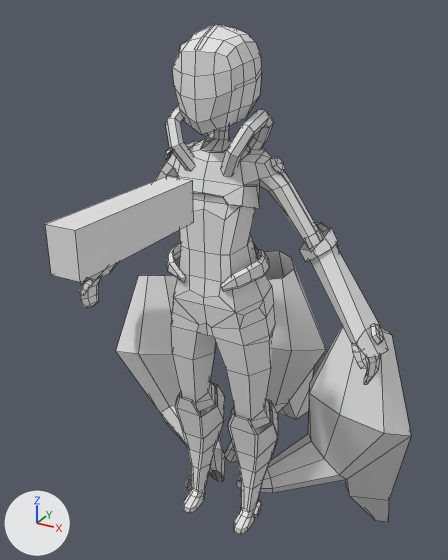
The FBX model Yolt/Assets/Character/yolt_base_char.fbx, before and after one commit.
One viewpoint serves both versions: a 50 mm lens placed at (5.74, -10.3, 11.34), pointed at (-0.49, 1.03, 5.68). The lights are fixed; the arrows at lower left show +X, +Y and +Z. Mesh edges are drawn as thin lines. Where no turn or scale is listed for an object, it has been applied to the vertices.
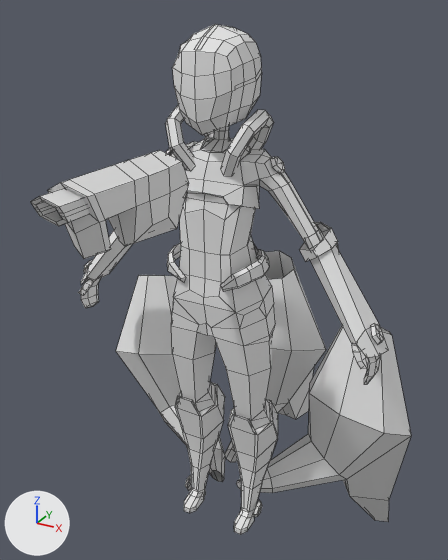
What differs and where, as boxes [x1, y1, x2, y2] in the pictures (448 x 560 px):
'Cube.004', added: after [30, 150, 189, 259]
    faces in mat_material_001 (white #e7e7e7): [30, 150, 189, 259]
    faces in mat_material_002 (white #e7e7e7): [35, 205, 87, 217]
'Cube.002', deleted: before [45, 176, 194, 282]

Patch to the scene script:
```diff
--- a/Yolt/Assets/Character/yolt_base_char.fbx.py
+++ b/Yolt/Assets/Character/yolt_base_char.fbx.py
@@ me_cube_007 @@
+me_cube_007.from_pydata(...)  # 124 vertices, 124 faces; spans x -0.35..0.35, y -2.72..0.3, z -0.08..1.24
+# faces by material slot: [102, 22]
+me_cube_007.materials.append(mat_material_001)  # white #e7e7e7
+me_cube_007.materials.append(mat_material_002)  # white #e7e7e7
@@ ob_cube_002 @@
-ob_cube_002 = bpy.data.objects.new('Cube.002', me_cube_002)
-ob_cube_002.location = (0.0, -2.0, 8.0)
@@ ob_cube_004 @@
+ob_cube_004 = bpy.data.objects.new('Cube.004', me_cube_007)
+ob_cube_004.location = (0.0, -2.0, 8.0)
```
